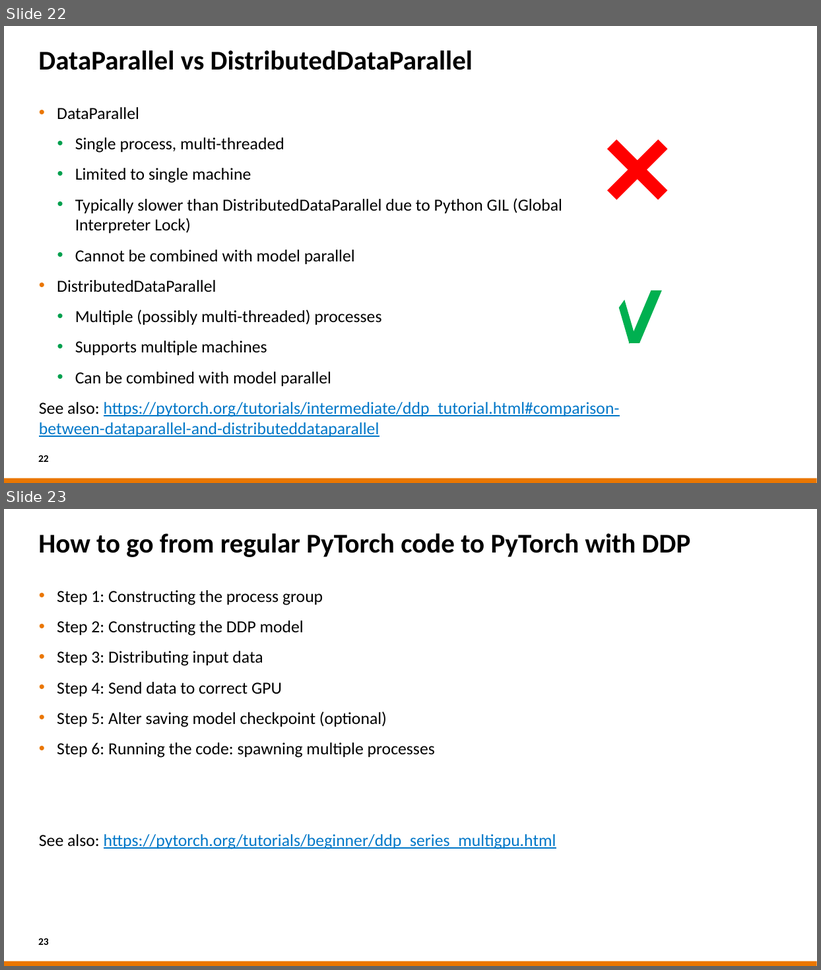
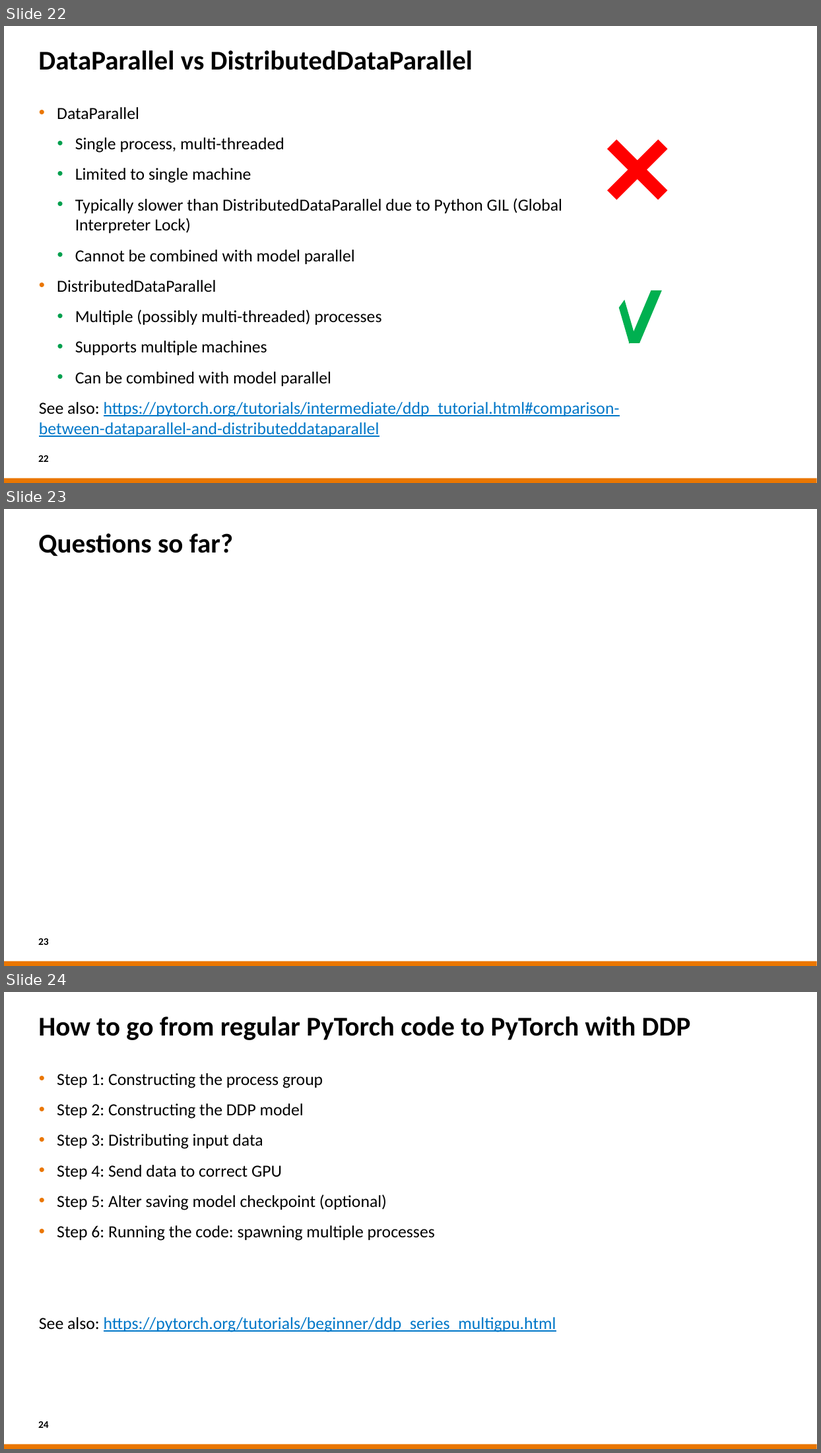
Before and after one commit to tatianawoller/castiel-multi-gpu-ai, a slide deck: content/nl/slides/2026-02-03_EuroCC_PyTorch_DDP.pptx. Shown one above the other, each under a label of ours: slides 22 and 23 before the commit, slides 22, 23 and 24 after it. The pictures are 821x970 and 821x1453 pixels, drawn with LibreOffice and Linux fonts; fonts in the diff are those of the drawing; background and template pictures are left out. Boxes give left, top, right and bottom in pixels: in the first picture for what was removed or moved away, otherwise in the second. Text is boxed around its words. In the diff, an @@ line names an element or a change of style, - is before the commit and + after.

```diff
--- a/content/nl/slides/2026-02-03_EuroCC_PyTorch_DDP.pptx
+++ b/content/nl/slides/2026-02-03_EuroCC_PyTorch_DDP.pptx
@@ slide 23 added at bbox=[4, 509, 817, 966], background #FFFFFF; not listed: 1 template element that a slide beside it also shows @@
@@ title added at bbox=[38, 533, 233, 556], 32 pt, text #000000, bold @@
+Questions so far?
@@ page number added at bbox=[38, 939, 49, 945], 12 pt, text #000000, bold @@
+23
@@ what was slide 23 is now slide 24 @@
@@ page number at bbox=[38, 1422, 49, 1428]: text changed @@
-23
+24
```
Also in this commit, not shown: 4 slides changed, 1 other file.
